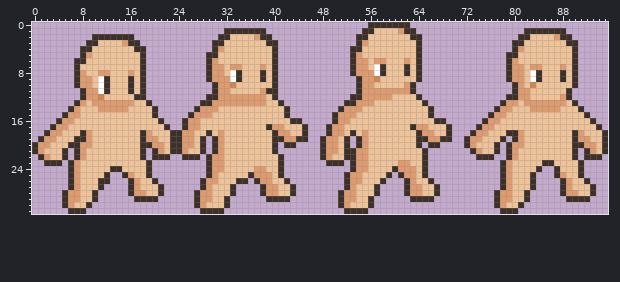
One commit to this sprite sheet: assets/player_sheet.png. Above: the version before the commit.
The file is 96x32 pixels.
And afterwards:
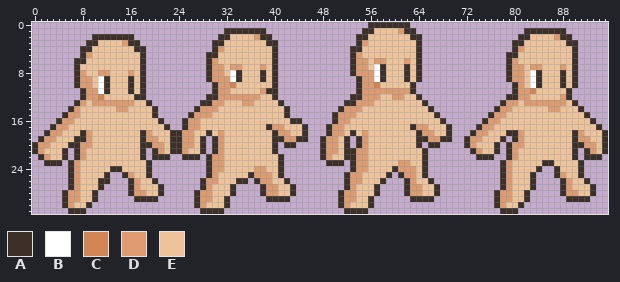
Palette (. is transparent): A #3c3029  B #ffffff  C #d18552  D #de9b6f  E #eec39a
Changes in this commit:
@@ x 0..95 @@
  8 .......ADEEDDEEEDEA..........ADDEBAEEEAEA............ADDDBAEEEAEA..............ADDEBAEEEAEA.....
- 9 .......ADDEBAEEEAEA..........ADDDBAEEEAEA.............ADDCEEEEEEA..............ADDEBAEEEAEA.....
-10 .......ADDEBAEEEAEA...........ADDCEEEEEEA.............ADDEEEEEDA................ADECEEEEEEA.....
-11 ........ADDBAEEEAEA...........ADDEEEEEDAA.............ADDDDDDDDA................ADDEEEEEEA......
-12 ........ADDCEEEEEAA..........AADDDDDDDDEA............AADDDDDEEEEA..............AADDEEEEEDA......
-13 .......ADEDDDDDDDEEA........AADDDDDDDDDEEA..........AADDDEEEEEEEEA............ADDEDDDDDDDEA.....
-14 ......ADEEEDDDDDEEEEA......ADDDEEEEEEEEEEEA........ADDDEEEEEEEEEEEA..........ADDEEEDDDDDEEEA....
-15 .....ADDEEEEEEEEEEEEA.....ADDDEEEEEEEEEEEEA.......ADDDEEEEEEEEEEEEA.........ADDEEEEEEEEEEEEEA...
-16 ....ADDEEEEEEEEEEEEEEA...ADDEEEEEEEEEEEEEEEAA.....ADDEEEEEEEEEEEEEEAA......ADDEEEEEEEEEEEEEEEA..
+ 9 .......ADDEBAEEEAEA..........ADDDBAEEEAEA.............ADDBAEEEAEA..............ADDEBAEEEAEA.....
+10 .......ADDEBAEEEAEA...........ADDCEEEEEEA.............ADDCEEEEEA................ADEBAEEEAEA.....
+11 ........ADDBAEEEAEA...........ADDEEEEEDAA.............ADDDDDDDDA................ADDCEEEEEA......
+12 ........ADDCEEEEEAA..........AADDDDDDDEEA............AADDDEEDDEEA..............AADDEEEEEDA......
+13 .......ADEDDDDDDDEEA........AADDEEEDDEEEEA..........AADDDEEEEEEEEA............ADDEDDDDDDDEA.....
+14 ......ADEEEEEEDDEEEEA......ADDDEEEEEEEEEEEA........ADDDEEEEEEEEEEEA..........ADDEEEEEEDDEEEA....
+15 .....ADDEEEEEEEEEEEEA.....ADDDEEEEEEEEEEEEA.......ADDDEEEEEEEEEEEEEA........ADDEEEEEEEEEEEEEA...
+16 ....ADDEEEEEEEEEEEEEEA...ADDEEEEEEEEEEEEEEEAA.....ADDEEEEEEEEEEEEEEEA......ADDEEEEEEEEEEEEEEEA..
 17 ...ADDEEEEEEEEEEEEEEEEA..ADDEEEEEEEEEEEADDEEEA...ADDEEEEEEEEEEEADDEEEA....ADDEEEEEEEEEEEEEEEEEA.
Changed places in both pictures, as pixel boxes (x1, y1, x2, y2):
changed: (374, 76, 410, 100)
changed: (530, 82, 566, 112)
changed: (224, 94, 266, 106)
changed: (98, 106, 116, 112)
changed: (428, 112, 440, 124)
